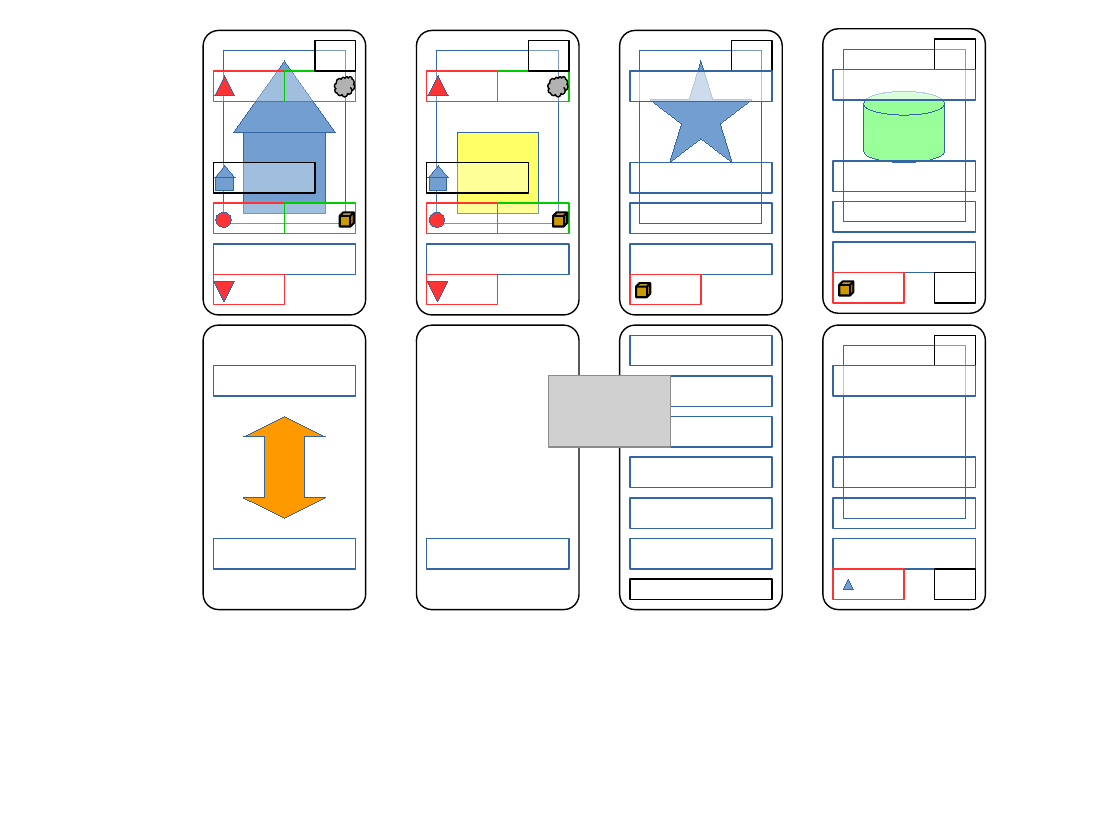
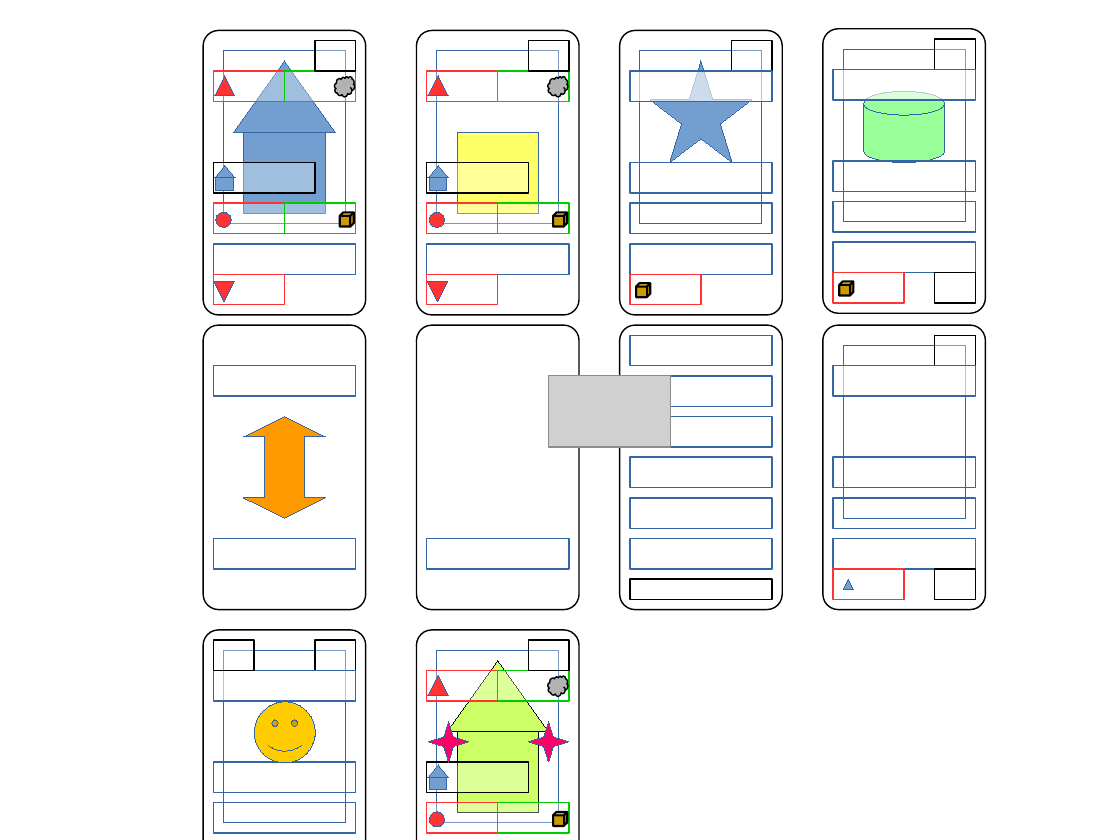
Before and after one commit to gdarai/HMSPhantomGame2018, a slide deck: slide 1 of karta.odp. Drawn at 1120x840 pixels with LibreOffice and Linux fonts; fonts in the diff are those of the drawing; grey boxes stand for pictures. Boxes give left, top, right and bottom in pixels: in the first picture for what was removed or moved away, otherwise in the second. Text is boxed around its words. In the diff, an @@ line names an element or a change of style, - is before the commit and + after.

```diff
--- a/karta.odp
+++ b/karta.odp
@@ freeform shape added at (x1=203, y1=630, x2=366, y2=840), fill #FFFFFF, outline #000000 0.99 pt @@
@@ rectangle added at (x1=213, y1=640, x2=254, y2=671), fill #FFFFFF at 36% opacity, outline #000000 0.99 pt @@
@@ rectangle added at (x1=224, y1=650, x2=346, y2=823), fill #FFFFFF, outline #3465A4 0 pt @@
@@ rectangle added at (x1=315, y1=640, x2=356, y2=671), fill #FFFFFF at 36% opacity, outline #000000 0.99 pt @@
@@ freeform shape added at (x1=417, y1=630, x2=579, y2=840), fill #FFFFFF, outline #000000 0.99 pt @@
@@ rectangle added at (x1=437, y1=650, x2=559, y2=823), fill #FFFFFF, outline #3465A4 0 pt @@
@@ rectangle added at (x1=528, y1=640, x2=569, y2=671), fill #FFFFFF at 36% opacity, outline #000000 0.99 pt @@
@@ rectangle added at (x1=213, y1=671, x2=356, y2=701), fill #FFFFFF at 64% opacity, outline #3465A4 0.99 pt @@
@@ rectangle added at (x1=427, y1=671, x2=498, y2=701), fill #FFFFFF at 33% opacity, outline #FF3333 0.99 pt @@
@@ triangle added at (x1=428, y1=675, x2=448, y2=695), fill #FF3333, outline #3465A4 0 pt @@
@@ triangle added at (x1=447, y1=661, x2=549, y2=732), fill #CCFF66, outline #000000 0 pt @@
@@ rectangle added at (x1=498, y1=671, x2=569, y2=701), fill #FFFFFF at 33% opacity, outline #00CC00 0.99 pt @@
@@ freeform shape added at (x1=548, y1=676, x2=568, y2=696), fill #B2B2B2, outline #000000 0.99 pt @@
@@ smiley face added at (x1=254, y1=702, x2=315, y2=763), fill #FFCC00, outline #3465A4 0 pt @@
@@ freeform shape added at (x1=429, y1=722, x2=470, y2=762), fill #FF0066, outline #3465A4 0 pt @@
@@ rectangle added at (x1=457, y1=732, x2=539, y2=813), fill #CCFF66, outline #000000 0 pt @@
@@ freeform shape added at (x1=528, y1=722, x2=569, y2=762), fill #FF0066, outline #3465A4 0 pt @@
@@ rectangle added at (x1=213, y1=762, x2=356, y2=793), outline #3465A4 0.99 pt @@
@@ rectangle added at (x1=427, y1=762, x2=528, y2=793), fill #FFFFFF at 33% opacity, outline #000000 0.99 pt @@
@@ triangle added at (x1=428, y1=765, x2=448, y2=777), fill #729FCF, outline #3465A4 0 pt @@
@@ rectangle added at (x1=430, y1=777, x2=447, y2=790), fill #729FCF, outline #3465A4 0 pt @@
@@ rectangle added at (x1=213, y1=803, x2=356, y2=833), outline #3465A4 0.99 pt @@
@@ rectangle added at (x1=427, y1=803, x2=498, y2=833), fill #FFFFFF at 33% opacity, outline #FF3333 0.99 pt @@
@@ rectangle added at (x1=498, y1=803, x2=569, y2=833), fill #FFFFFF at 33% opacity, outline #00CC00 0.99 pt @@
@@ ellipse added at (x1=430, y1=812, x2=445, y2=827), fill #FF3333, outline #3465A4 0 pt @@
@@ cube added at (x1=553, y1=812, x2=567, y2=826), fill #CC9900, outline #000000 1.5 pt @@
```
Also in this commit, not shown: 19 other files.
